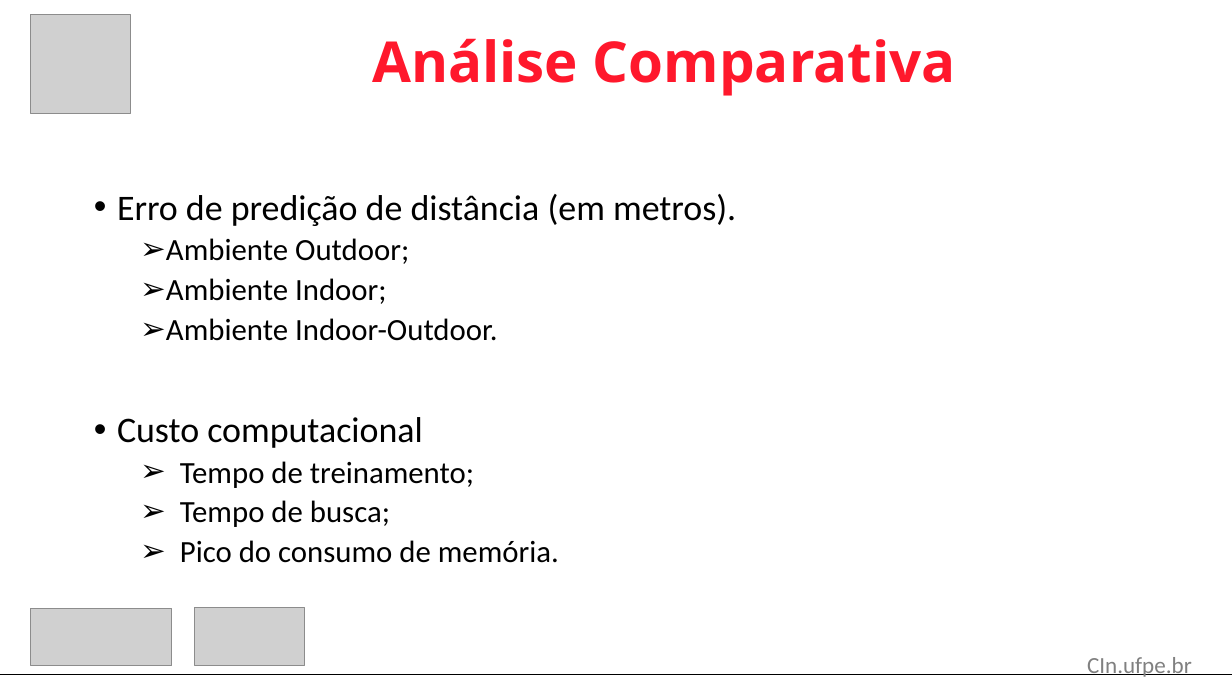
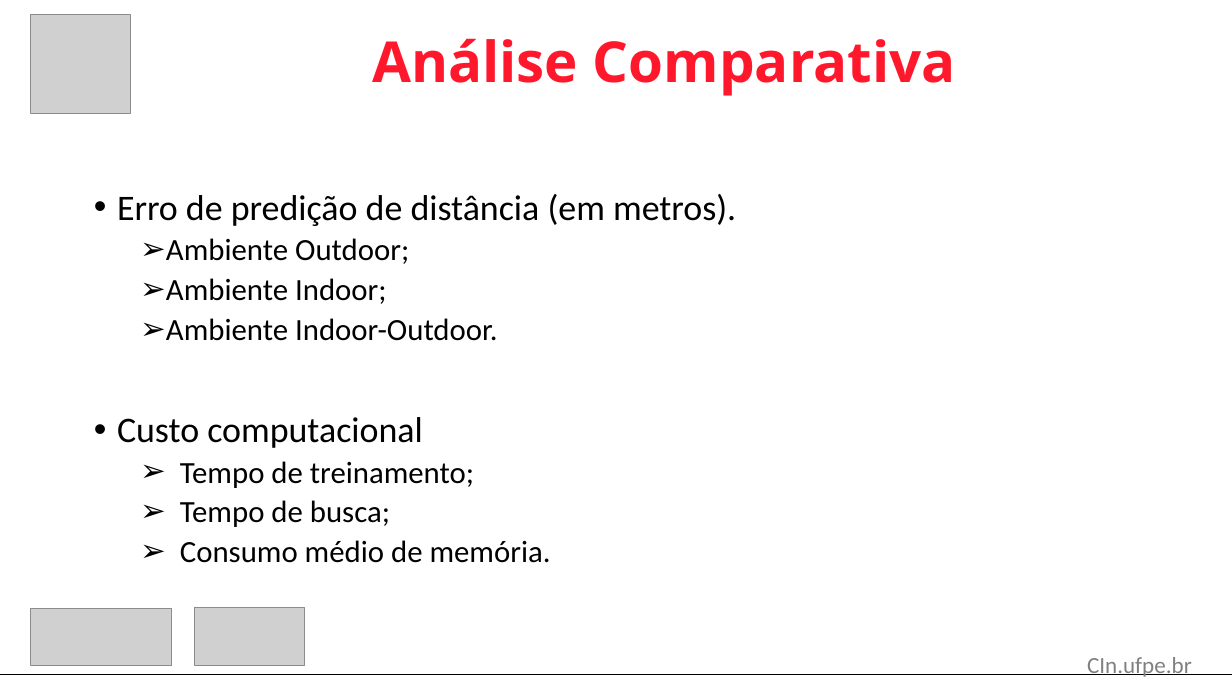
Before and after one commit to Douglast1997/TG-2020.1, a slide deck: slide 30 of Apresentação/Apresentação_TG 2020.3.pptx. Drawn at 1232x693 pixels with LibreOffice and Linux fonts; fonts in the diff are those of the drawing; grey boxes stand for pictures. Boxes give left, top, right and bottom in pixels: in the first picture for what was removed or moved away, otherwise in the second. Text is boxed around its words. In the diff, an @@ line names an element or a change of style, - is before the commit and + after.

```diff
--- a/Apresentação/Apresentação_TG 2020.3.pptx
+++ b/Apresentação/Apresentação_TG 2020.3.pptx
@@ text at (180, 540, 551, 563): text changed @@
-  ➢ Pico do consumo de memória.
+  ➢ Consumo médio de memória.
```
Also in this commit, not shown: 5 other slides changed, 1 slide added, 11 other files.
